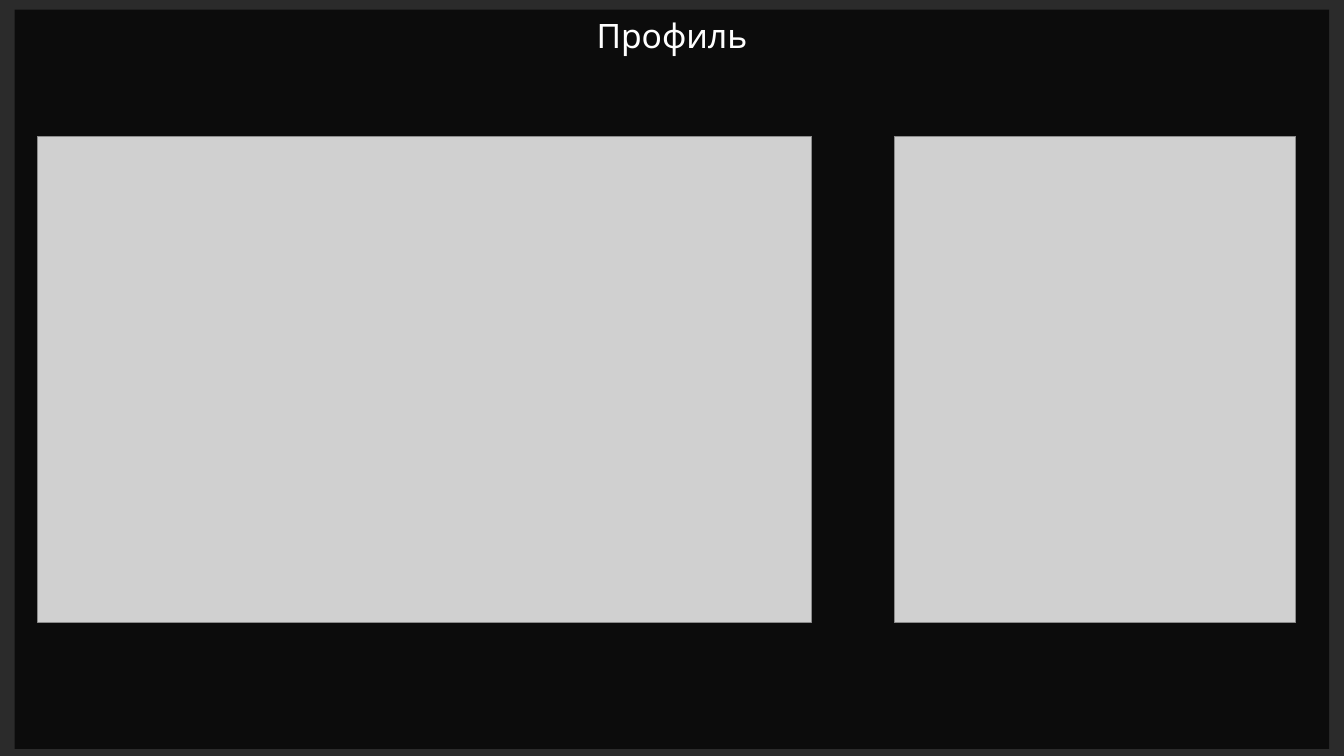
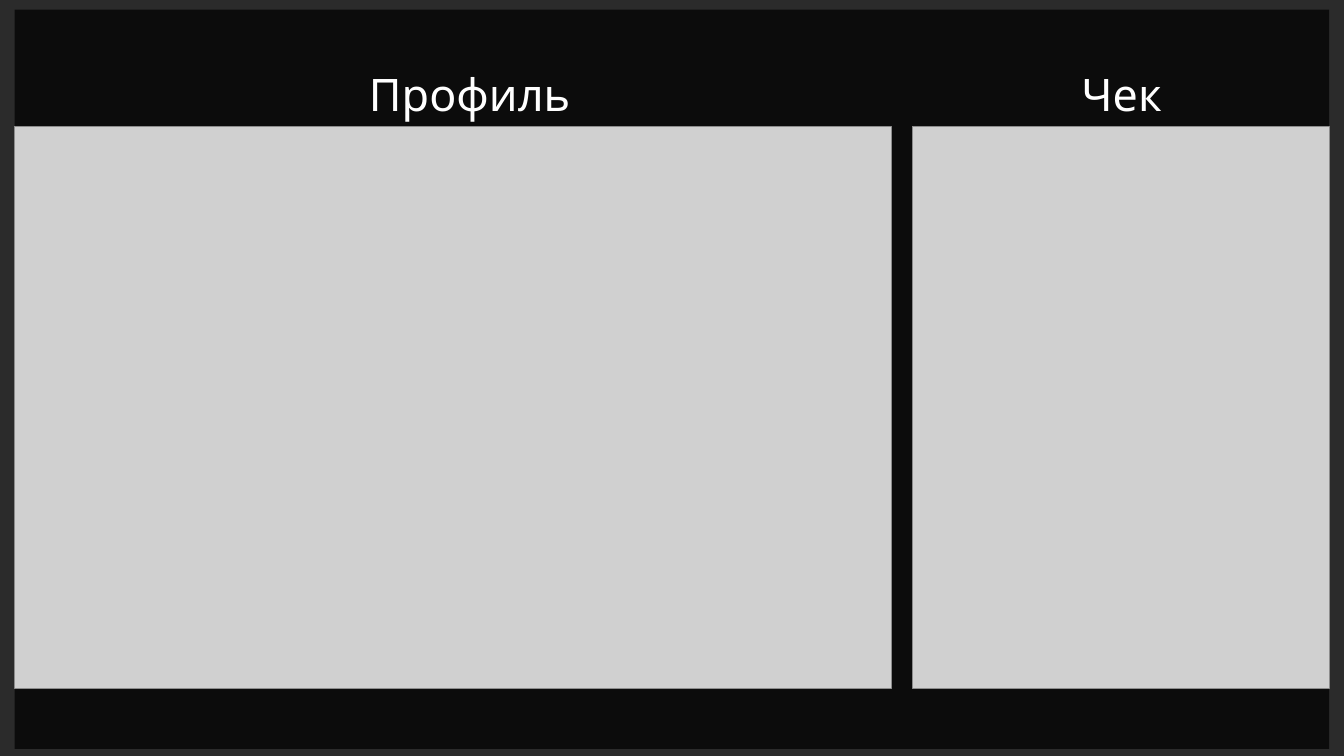
Before and after one commit to fivan999/cinema-controlling-system, a slide deck: slide 18 of data/description_files/cinema-controlling-system.pptm (slide 9 before the commit). Drawn at 1344x756 pixels with LibreOffice and Linux fonts; fonts in the diff are those of the drawing; grey boxes stand for pictures; background and template pictures are left out; a plain dark background stands for a picture behind light text. Boxes give left, top, right and bottom in pixels: in the first picture for what was removed or moved away, otherwise in the second. Text is boxed around its words. In the diff, an @@ line names an element or a change of style, - is before the commit and + after.

```diff
--- a/data/description_files/cinema-controlling-system.pptm
+++ b/data/description_files/cinema-controlling-system.pptm
@@ text "Профиль" moved from (x1=597, y1=22, x2=748, y2=56) to (x1=369, y1=77, x2=570, y2=122) @@
@@ text "Профиль" at (x1=369, y1=77, x2=570, y2=122): size 24 to 32 pt @@
@@ text added at (x1=1081, y1=79, x2=1161, y2=112), 32 pt, text #FFFFFF @@
+Чек
@@ picture resized from (x1=37, y1=136, x2=812, y2=622) to (x1=15, y1=126, x2=892, y2=688) @@
@@ picture resized from (x1=894, y1=136, x2=1297, y2=622) to (x1=912, y1=126, x2=1330, y2=688) @@
```
Also in this commit, not shown: 4 other slides changed, 13 slides added, 4 slides removed, 3 other files.
